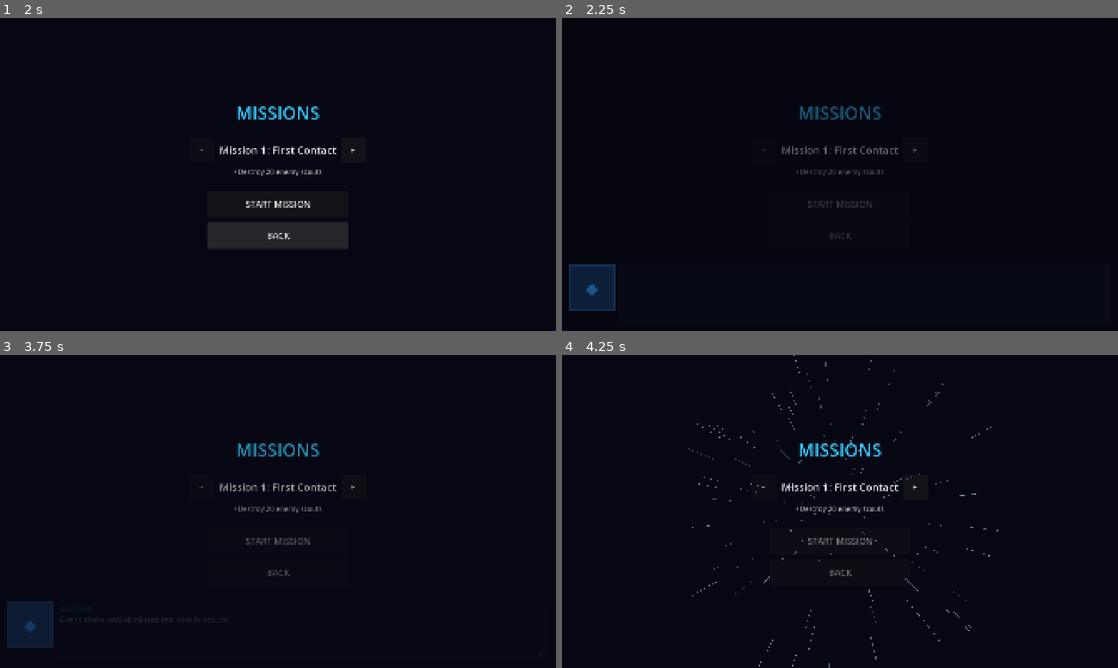
Above: before the commit, frames 1-4 (two rows, left to right).
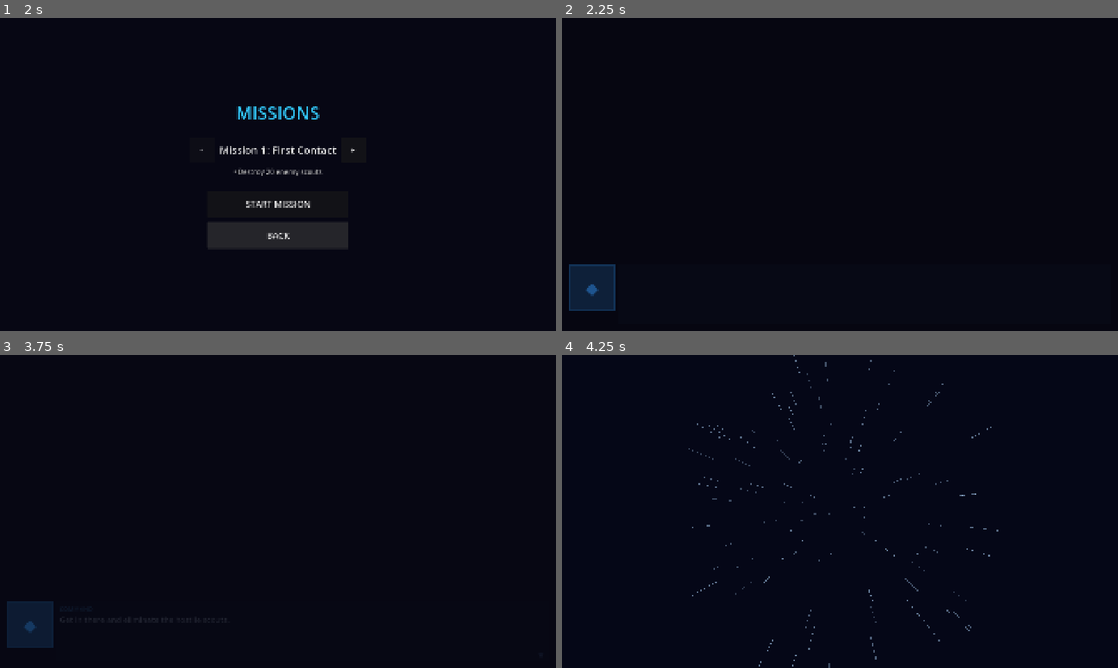
Above: after the commit, the same moments.

Repository: xocdr/voidfront
Game: Godot game, scene res://src/ui/main_menu.tscn
The game is run twice, just before and just after one commit, with the same random seed, the same clock (stepped at 60 frames per second) and the same inputs.
Inputs (mouse positions are in pixels of both pictures, inside the frame that each line leads up to):
- Up to frame 1 (2 s): click "MISSIONS" at 0.5 s; click "BACK" at 1.25 s
- Up to frame 2 (2.25 s): click "START MISSION" at 2 s
- Up to frame 3 (3.75 s): click (355, 486) at 2.75 s, where only the run before the commit has a clickable "▶"; tap Enter at 3.5 s; move the mouse to (400, 495) at 3.52 s; press the mouse at (400, 495) at 3.53 s; hold D (move_right) from 3.53 s (still down)
- Up to frame 4 (4.25 s): keep holding D (move_right)

Frame 1 is identical in both runs. In frame 2, 0.8% of the frame differs, in the area x 36-64%, y 28-71%; in frame 3, 0.9%; in frame 4, 1.0%, in the area x 35-65%, y 28-71%.

Commit message:
Clear menu behind briefing/warp, set icon boot splash, batch star draws
- Hide the menu stack when a mission start sequence begins so the briefing
  and warp play over plain space instead of the main menu.
- Give the hyperspeed transition its own space backdrop.
- Use the app icon as the boot splash instead of the default Godot logo.
- Build each starfield layer as a single mesh (render objects 2,990 -> 840).

Co-Authored-By: Claude Sonnet 5.5 <noreply@anthropic.com>

Diff:
--- a/project.godot
+++ b/project.godot
@@ -14,6 +14,11 @@
 run/main_scene="res://src/ui/main_menu.tscn"
 config/features=PackedStringArray("4.7", "GL Compatibility")
 config/icon="res://icon.png"
+boot_splash/bg_color=Color(0.02, 0.03, 0.09, 1)
+boot_splash/show_image=true
+boot_splash/image="res://icon.png"
+boot_splash/fullsize=false
+boot_splash/use_filter=true
 
 [autoload]
 
--- a/src/cinematics/hyperspeed.gd
+++ b/src/cinematics/hyperspeed.gd
@@ -16,9 +16,18 @@
 var flash_alpha: float = 0.0
 var canvas: Control
 var flash_rect: ColorRect
+var space_rect: ColorRect
 
 func _ready() -> void:
 	layer = 95
+
+	# Opaque space backdrop that fades in with the wind-up, so the warp never
+	# plays over whatever screen launched it (e.g. the main menu).
+	space_rect = ColorRect.new()
+	space_rect.color = Color(0.02, 0.03, 0.09, 0.0)
+	space_rect.set_anchors_and_offsets_preset(Control.PRESET_FULL_RECT)
+	space_rect.mouse_filter = Control.MOUSE_FILTER_IGNORE
+	add_child(space_rect)
 
 	canvas = Control.new()
 	canvas.set_anchors_and_offsets_preset(Control.PRESET_FULL_RECT)
@@ -58,12 +67,14 @@
 	match phase:
 		1:
 			streak_intensity = (phase_timer / WIND_UP_TIME) * 0.3
+			space_rect.color.a = clampf(phase_timer / 0.3, 0.0, 1.0)
 			if phase_timer >= WIND_UP_TIME:
 				phase = 2
 				phase_timer = 0.0
 				AudioManager.play_special()
 		2:
 			streak_intensity = 0.3 + (phase_timer / STREAK_TIME) * 0.7
+			space_rect.color.a = 1.0
 			if phase_timer >= STREAK_TIME:
 				phase = 3
 				phase_timer = 0.0
@@ -71,6 +82,7 @@
 				transition_midpoint.emit()
 		3:
 			flash_alpha = 1.0 - phase_timer * 3.0
+			space_rect.color.a = 0.0
 			if flash_alpha <= 0.0:
 				flash_alpha = 0.0
 				phase = 4
--- a/src/environment/starfield.gd
+++ b/src/environment/starfield.gd
@@ -61,6 +61,7 @@
 	if shooting_stars_enabled:
 		shooting_star_timer = rng.randf_range(SHOOTING_STAR_MIN_INTERVAL, SHOOTING_STAR_MAX_INTERVAL)
 
+	_build_star_mesh()
 	queue_redraw()
 
 func _process(delta: float) -> void:
@@ -105,8 +106,8 @@
 	})
 
 func _draw() -> void:
-	for i in range(stars.size()):
-		_draw_star(stars[i], star_sizes[i], star_colors[i])
+	if _star_mesh:
+		draw_mesh(_star_mesh, null)
 
 	for t in range(twinkle_indices.size()):
 		var idx := twinkle_indices[t]
@@ -139,3 +140,32 @@
 # triangles per frame.
 func _draw_star(pos: Vector2, size: float, color: Color) -> void:
 	draw_rect(Rect2(pos.x - size, pos.y - size, size * 2.0, size * 2.0), color)
+
+# All stars in a layer as one mesh of quads built once. Individual draw_rect()
+# calls were still ~2,700 separate render objects per frame across the layers
+# and their mirrored parallax tiles; this makes it one per layer per tile.
+var _star_mesh: ArrayMesh
+
+func _build_star_mesh() -> void:
+	var verts := PackedVector2Array()
+	var colors := PackedColorArray()
+	var indices := PackedInt32Array()
+	for i in range(stars.size()):
+		var p := stars[i]
+		var s := star_sizes[i]
+		var c := star_colors[i]
+		var base := verts.size()
+		verts.append(Vector2(p.x - s, p.y - s))
+		verts.append(Vector2(p.x + s, p.y - s))
+		verts.append(Vector2(p.x + s, p.y + s))
+		verts.append(Vector2(p.x - s, p.y + s))
+		for k in range(4):
+			colors.append(c)
+		indices.append_array(PackedInt32Array([base, base + 1, base + 2, base, base + 2, base + 3]))
+	var arrays := []
+	arrays.resize(Mesh.ARRAY_MAX)
+	arrays[Mesh.ARRAY_VERTEX] = verts
+	arrays[Mesh.ARRAY_COLOR] = colors
+	arrays[Mesh.ARRAY_INDEX] = indices
+	_star_mesh = ArrayMesh.new()
+	_star_mesh.add_surface_from_arrays(Mesh.PRIMITIVE_TRIANGLES, arrays)
--- a/src/ui/main_menu.gd
+++ b/src/ui/main_menu.gd
@@ -104,6 +104,8 @@
 func _on_start_pressed() -> void:
 	AudioManager.play_menu_select()
 	_set_buttons_disabled(true)
+	# Clear the menu so the briefing and warp play over plain space, not the menu.
+	center.visible = false
 
 	var mission := MissionRegistry.get_mission(GameState.current_mission_id)
 	if mission and not mission.briefing_text.is_empty():
--- a/src/ui/missions_menu.gd
+++ b/src/ui/missions_menu.gd
@@ -147,6 +147,8 @@
 func _on_start_pressed() -> void:
 	AudioManager.play_menu_select()
 	start_button.disabled = true
+	# Clear the menu so the briefing and warp play over plain space, not the menu.
+	center.visible = false
 	back_button.disabled = true
 
 	var mission := MissionRegistry.get_mission(GameState.current_mission_id)
